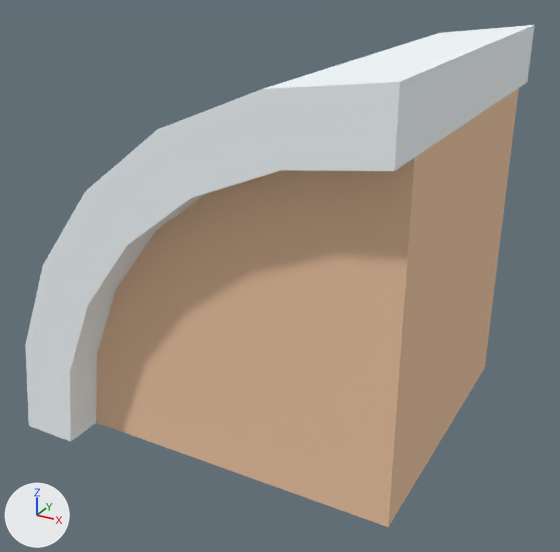
The OBJ model Assets/LevelAssets/Models/OBJ format/blockSnowCurveHalf.obj, before and after one commit.
Rendered twice from a 50 mm camera at (0.949, -1.721, 1.218) aimed at (0.027, -0.045, 0.38). The axes (+X, +Y, +Z) are drawn at lower left. The lights are the same throughout. Where no turn or scale is listed for an object, it has been applied to the vertices.

Names of what the first picture shows: 'blockSnowCurveHalf'.
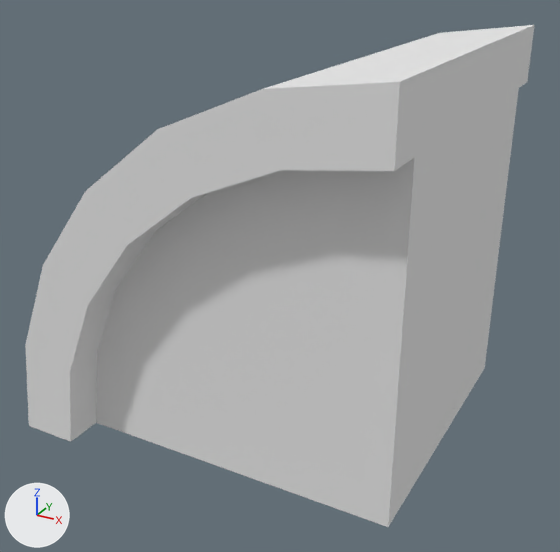
Changed parts and their boxes [x1, y1, x2, y2] in the pictures (560 x 552 px):
'blockSnowCurveHalf', recoloured
    both: [25, 25, 534, 527]

The change, as a list of edits to the scene's bpy script:
```text
Change mat_dirt:
    mat_dirt.base_color: (0.878, 0.576, 0.373) -> (0.8, 0.8, 0.8)  # beige #f1c8a4 -> white #e7e7e7
Change mat_snow:
    mat_snow.base_color: (0.92, 0.979, 1.0) -> (0.8, 0.8, 0.8)  # white #f6fdff -> white #e7e7e7
```
